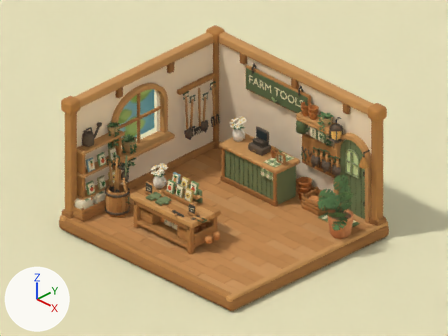
What one commit did to the Blender file tools/art/source/farm_tools_store/farm_tools_store.blend.
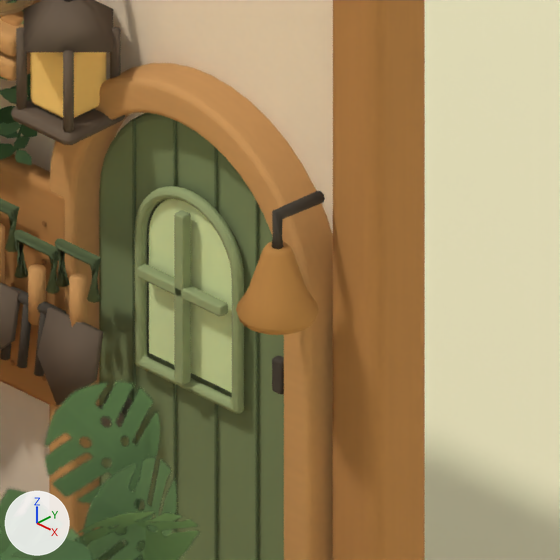
The first picture shows the older version from the file's camera 'Reference camera'. The close-ups show the older and then the newer version on the part from 73% to 90% of the width and 37% to 59% of the height of that picture. Only the edits that show in the close-ups are written down. The lights are fixed; the arrows at lower left show +X, +Y and +Z.

Names of what the first close-up shows: 'Arched glazed door light', 'Bell wrought mounting arm', 'Copper shop bell', 'Cream plaster infill.001', 'Green glass frame', 'Lantern peaked roof', 'Monstera deeply split leaf 02.001', 'Monstera deeply split leaf 07.001', 'Oak arched doorway', 'Pegboard backing', 'Presentation backdrop', 'Sage arched door', 'Upright oak timber.002' and 45 more.
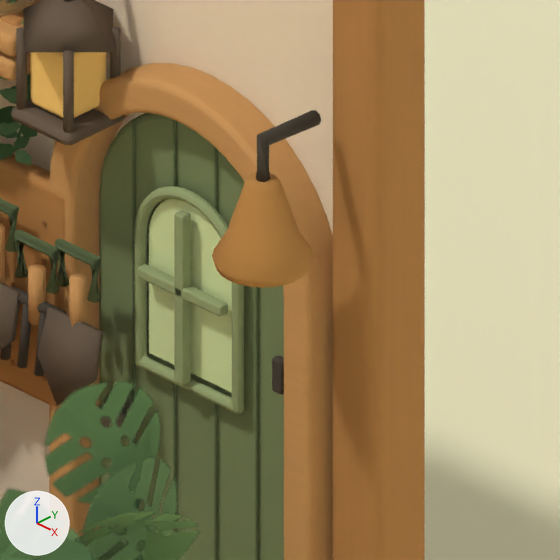
Where the newer file only moved an object's origin or applied its transform, the numbers keep the older frame.

The change, as a list of edits to the scene's bpy script:
```text
Change ob_bell_wrought_mounting_arm:
    ob_bell_wrought_mounting_arm.location: (2.99, 2.6, 2.06) -> (3.02, 2.53, 2.35)
    ob_bell_wrought_mounting_arm.scale: (1.0, 1.0, 1.0) -> (1.23, 1.23, 1.23)
Change ob_copper_shop_bell:
    ob_copper_shop_bell.location: (2.99, 2.6, 2.06) -> (3.02, 2.53, 2.35)
    ob_copper_shop_bell.scale: (1.0, 1.0, 1.0) -> (1.23, 1.23, 1.23)
```

Changed parts and their boxes (x1, y1, x2, y2) in the close-ups (560 x 560 px):
'Copper shop bell', moved, rescaled (23% wider, 23% taller): before (236, 242, 319, 335); after (212, 173, 314, 288)
'Bell wrought mounting arm', moved, rescaled (22% wider, 24% taller): before (272, 191, 325, 249); after (256, 110, 321, 182)
